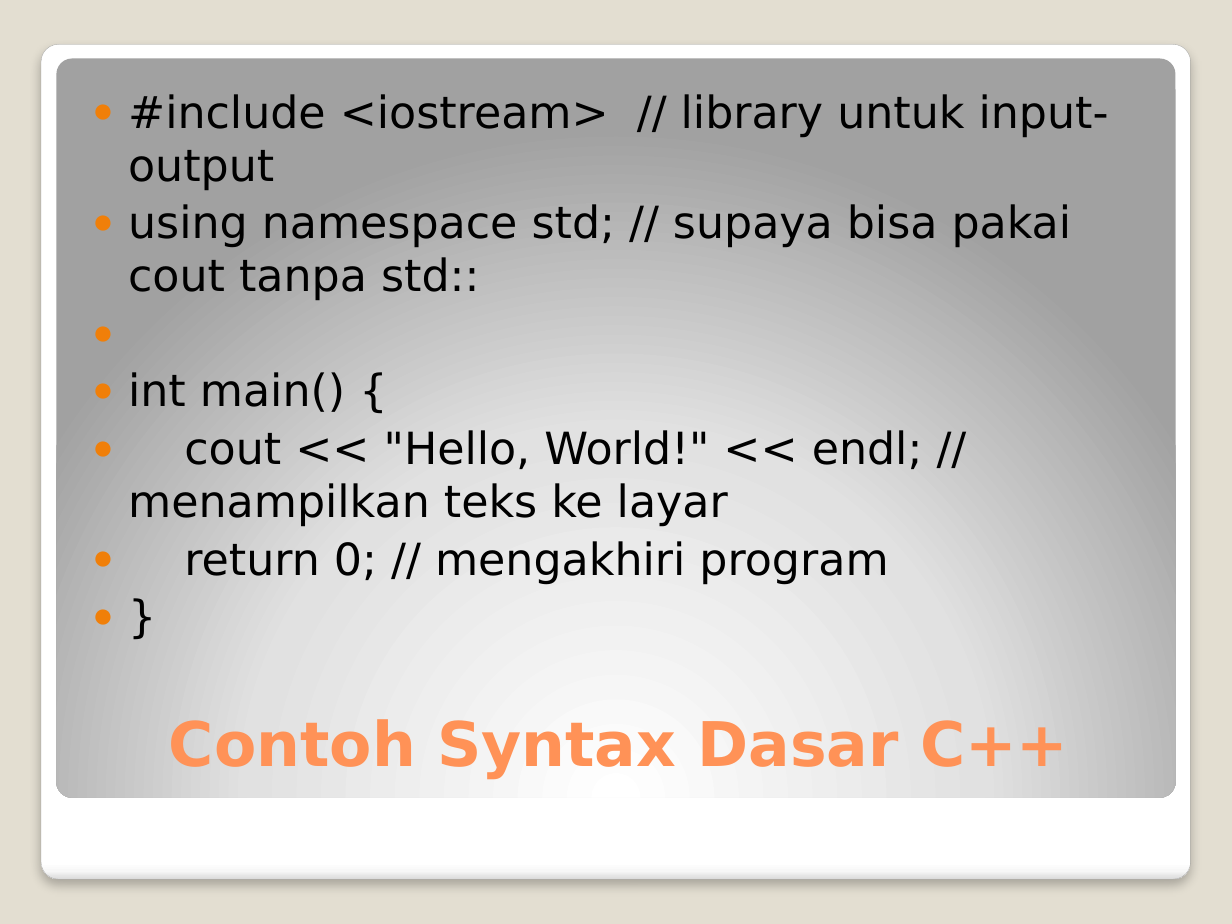
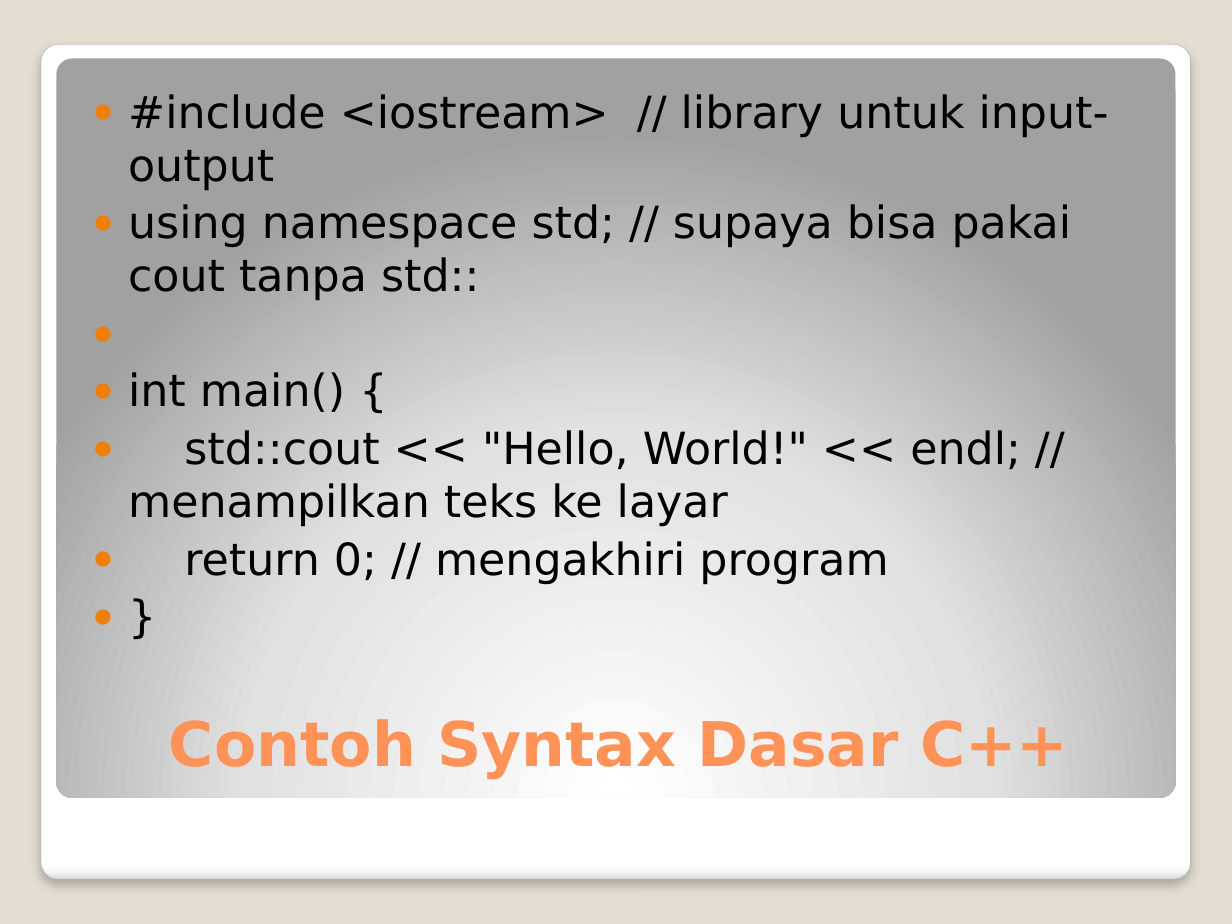
Before and after one commit to Luth-Badila/Cpp-dasar, a slide deck: slide 5 of C++ Dasar.pptx. Drawn at 1232x924 pixels with LibreOffice and Linux fonts; fonts in the diff are those of the drawing. Boxes give left, top, right and bottom in pixels: in the first picture for what was removed or moved away, otherwise in the second. Text is boxed around its words. In the diff, an @@ line names an element or a change of style, - is before the commit and + after.

```diff
--- a/C++ Dasar.pptx
+++ b/C++ Dasar.pptx
@@ text at bbox=[128, 430, 1021, 527]: text changed @@
-● cout << "Hello, World!" << endl; // menampilkan teks ke layar
+● std::cout << "Hello, World!" << endl; // menampilkan teks ke layar
```
Also in this commit, not shown: 8 slides added.
